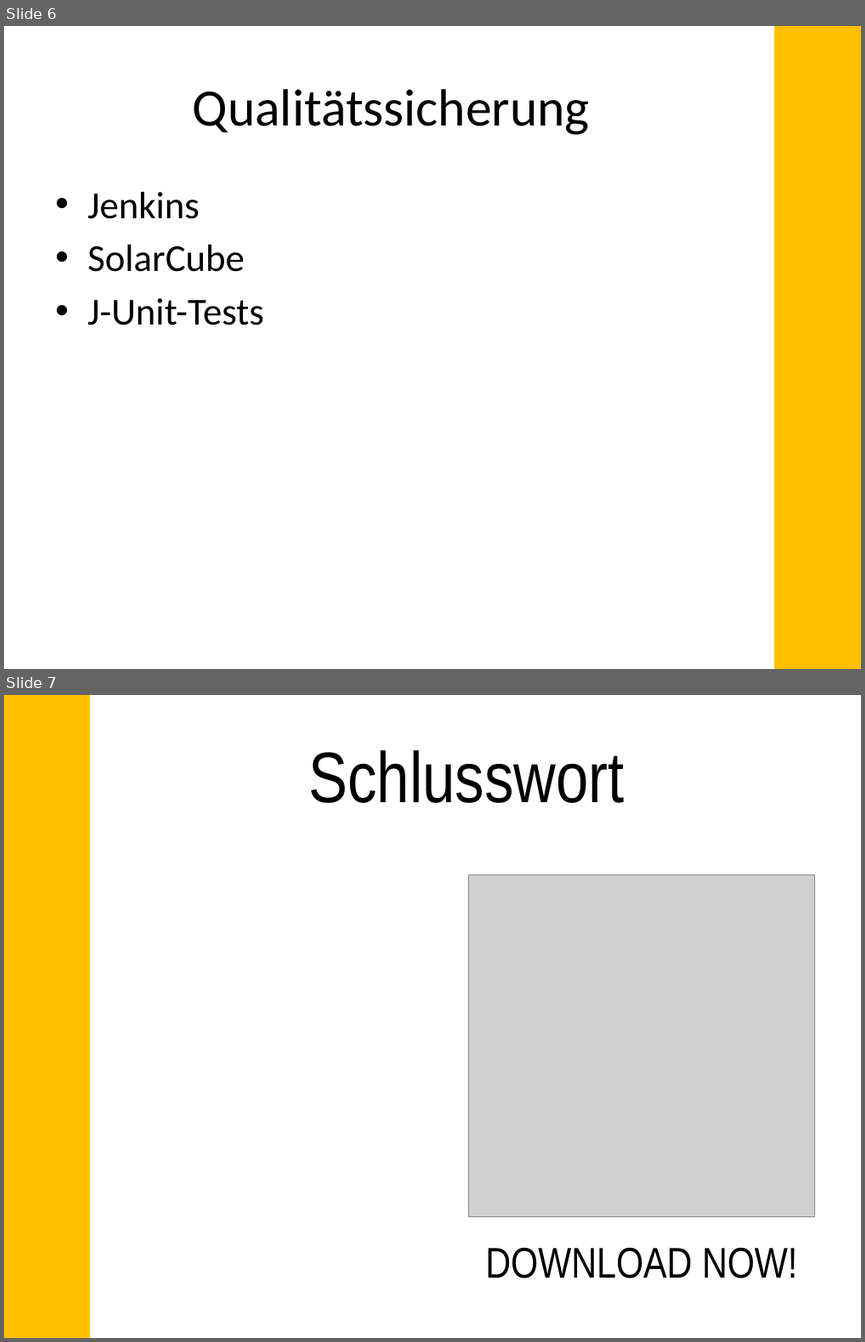
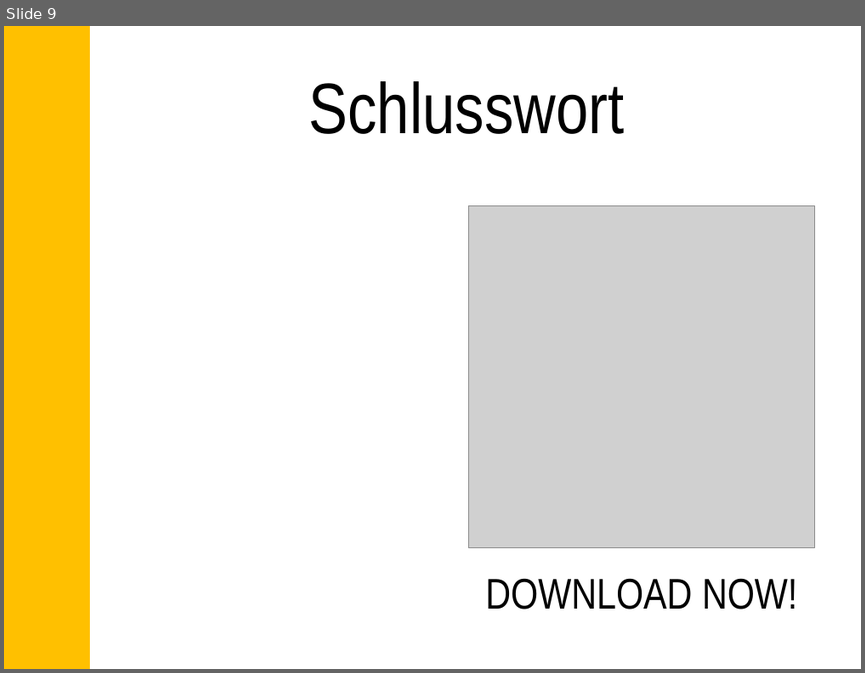
Before and after one commit to daleitner/SE2_Project, a slide deck: Endpräsentation_Leitfaden.pptx. Shown one above the other, each under a label of ours: slides 6 and 7 before the commit, slide 9 after it. The pictures are 865x1342 and 865x673 pixels, drawn with LibreOffice and Linux fonts; fonts in the diff are those of the drawing; grey boxes stand for pictures. Boxes give left, top, right and bottom in pixels: in the first picture for what was removed or moved away, otherwise in the second. Text is boxed around its words. In the diff, an @@ line names an element or a change of style, - is before the commit and + after.

```diff
--- a/Endpräsentation_Leitfaden.pptx
+++ b/Endpräsentation_Leitfaden.pptx
@@ slide 6 removed at [4,26,861,669], background #FFFFFF @@
@@ rectangle removed at [775,26,859,669] @@
@@ title removed at [193,89,590,135] @@
-Qualitätssicherung
@@ text removed at [87,192,264,325] @@
-• Jenkins
-• SolarCube
-• J-Unit-Tests
@@ what was slide 7 is now slide 9 @@
```
Also in this commit, not shown: 3 slides added, 6 other files.
